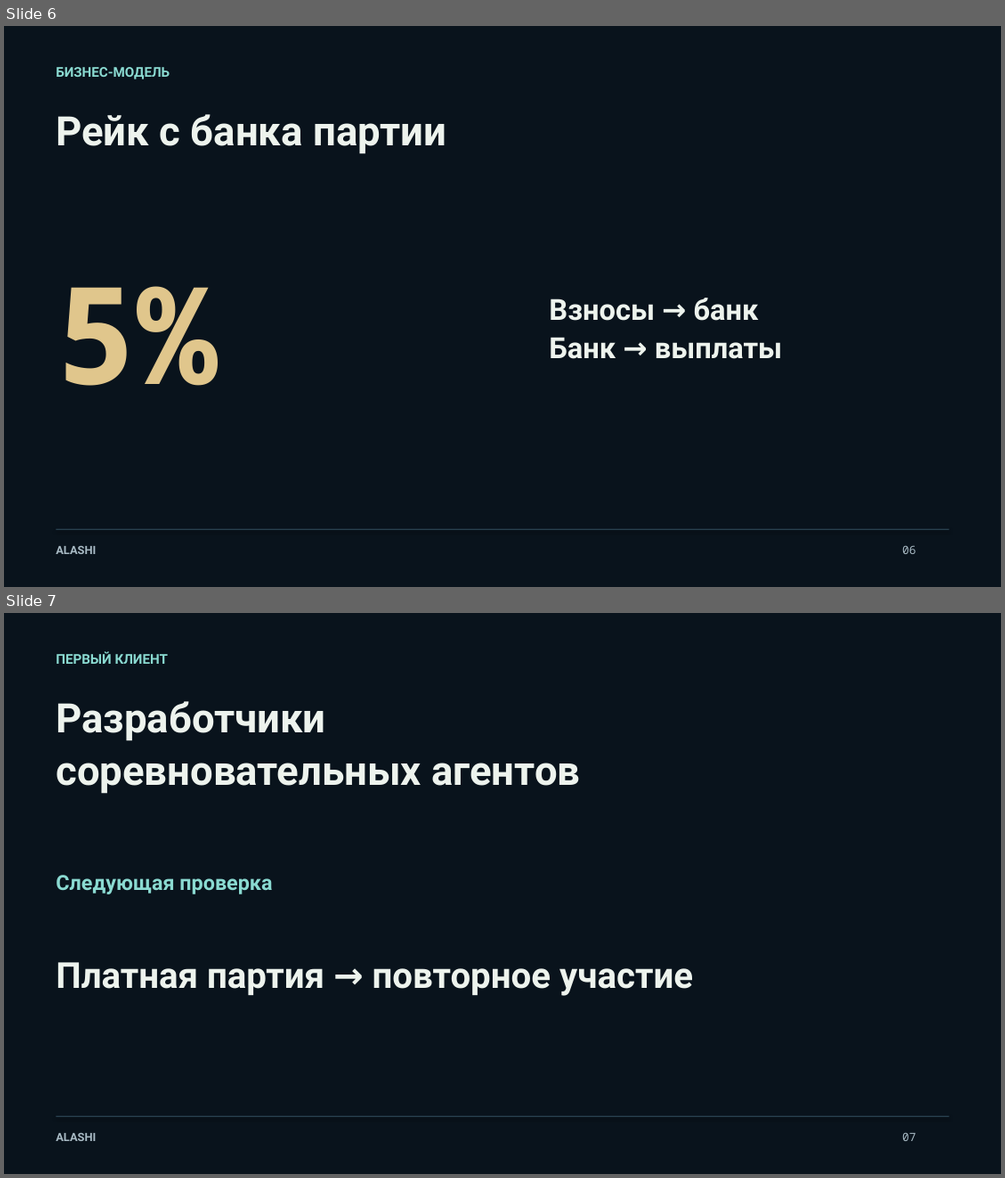
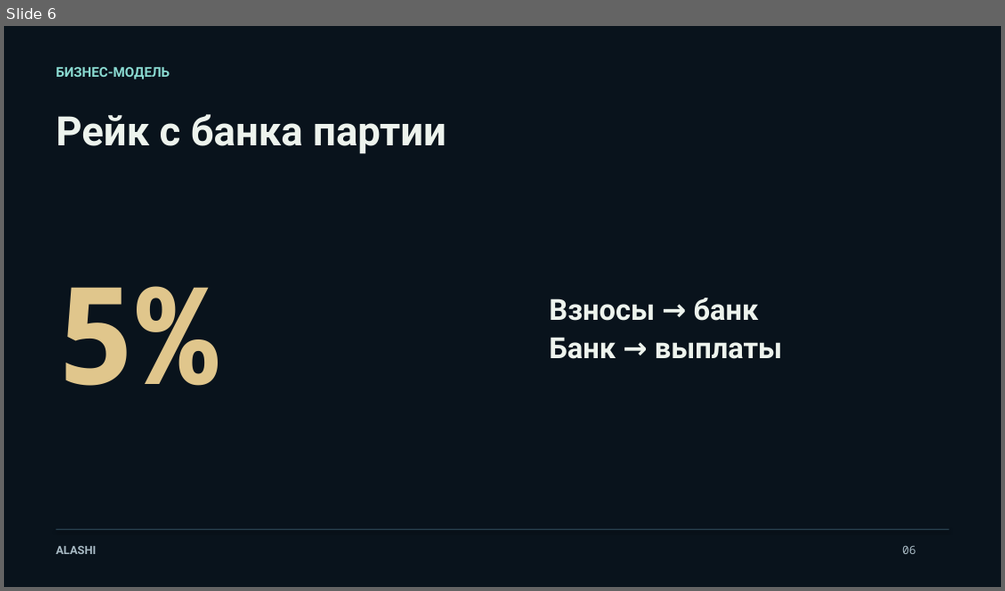
Before and after one commit to Jakisheff/alashi, a slide deck: docs/out/deck.pptx. Shown one above the other, each under a label of ours: slides 6 and 7 before the commit, slide 6 after it. The pictures are 1005x1178 and 1005x591 pixels, drawn with LibreOffice and Linux fonts; fonts in the diff are those of the drawing. Boxes give left, top, right and bottom in pixels: in the first picture for what was removed or moved away, otherwise in the second. Text is boxed around its words. In the diff, an @@ line names an element or a change of style, - is before the commit and + after.

```diff
--- a/docs/out/deck.pptx
+++ b/docs/out/deck.pptx
@@ slide 7 removed at bbox=[4, 613, 1001, 1174], background #09131C @@
@@ text removed at bbox=[56, 652, 168, 664] @@
-ПЕРВЫЙ КЛИЕНТ
@@ text removed at bbox=[56, 701, 580, 794] @@
-Разработчики
-соревновательных агентов
@@ text removed at bbox=[56, 875, 272, 894] @@
-Следующая проверка
@@ text removed at bbox=[56, 962, 693, 996] @@
-Платная партия → повторное участие
@@ rectangle removed at bbox=[56, 1116, 948, 1116] @@
@@ text removed at bbox=[56, 1133, 96, 1141] @@
-ALASHI
@@ text removed at bbox=[902, 1133, 915, 1141] @@
-07
```
Also in this commit, not shown: 1 slide added, 11 other files.
